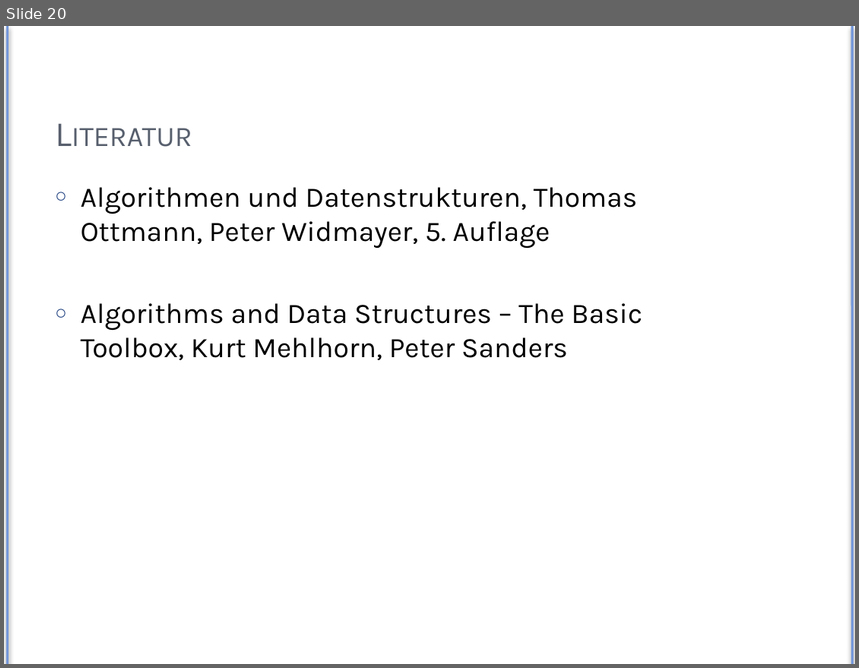
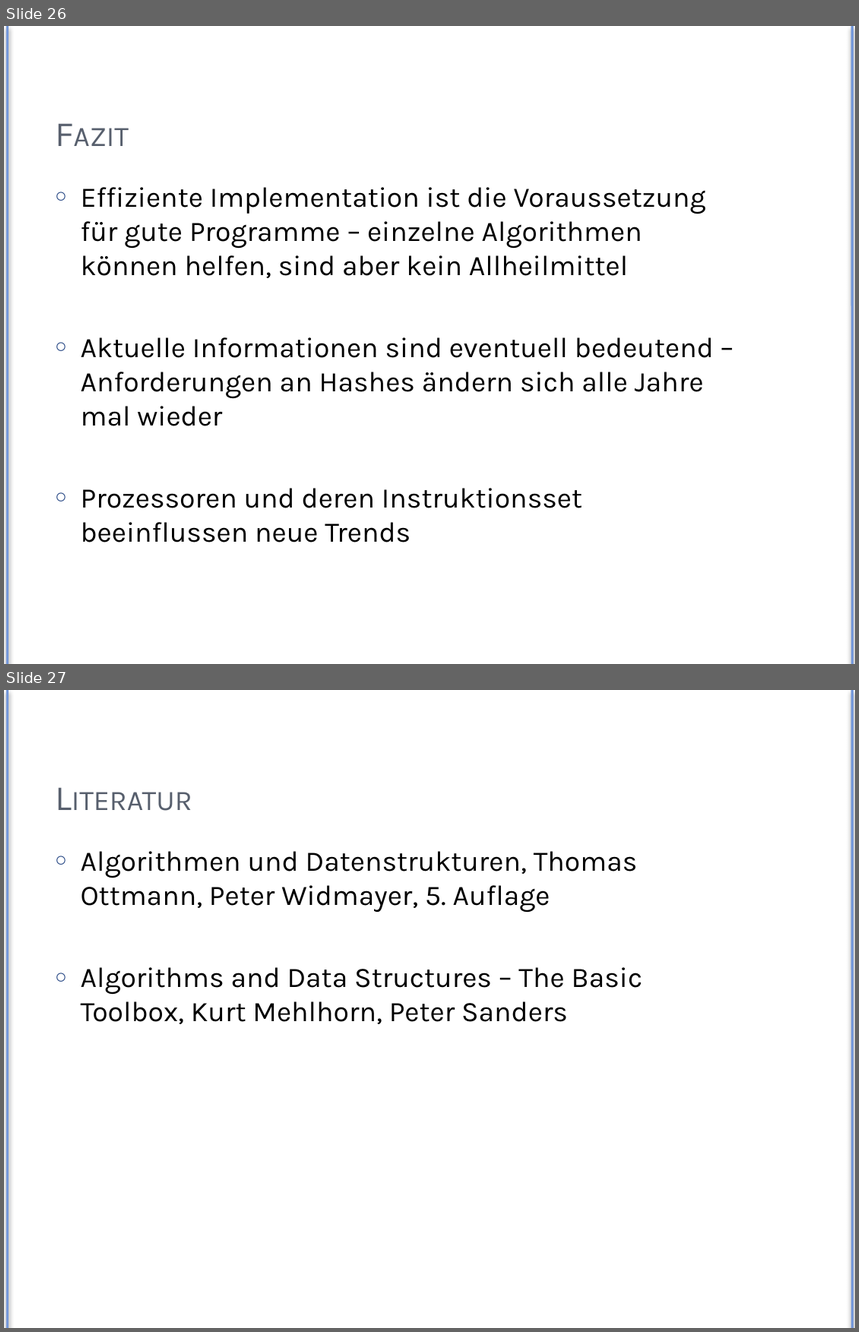
Before and after one commit to Exa-THM/HashTesting, a slide deck: Presentation/exa-hashes.pptx. Shown one above the other, each under a label of ours: slide 20 before the commit, slides 26 and 27 after it. The pictures are 859x668 and 859x1332 pixels, drawn with LibreOffice and Linux fonts; fonts in the diff are those of the drawing. Boxes give left, top, right and bottom in pixels: in the first picture for what was removed or moved away, otherwise in the second. Text is boxed around its words. In the diff, an @@ line names an element or a change of style, - is before the commit and + after.

```diff
--- a/Presentation/exa-hashes.pptx
+++ b/Presentation/exa-hashes.pptx
@@ slide 26 added at box(4, 26, 855, 664), background #FFFFFF; not listed: 2 template elements that a slide beside it also shows @@
@@ title added at box(47, 52, 742, 158), 30 pt, text #575F6D, small capitals @@
+Fazit
@@ text added at box(81, 187, 714, 543), 24 pt, text #000000 @@
+○ Effiziente Implementation ist die Voraussetzung für gute Programme – einzelne Algorithmen können helfen, sind aber kein Allheilmittel
+○ Aktuelle Informationen sind eventuell bedeutend – Anforderungen an Hashes ändern sich alle Jahre mal wieder
+○ Prozessoren und deren Instruktionsset beeinflussen neue Trends
@@ what was slide 20 is now slide 27 @@
```
Also in this commit, not shown: 15 slides changed, 10 other slides added, 2 slides removed, 4 other files.
